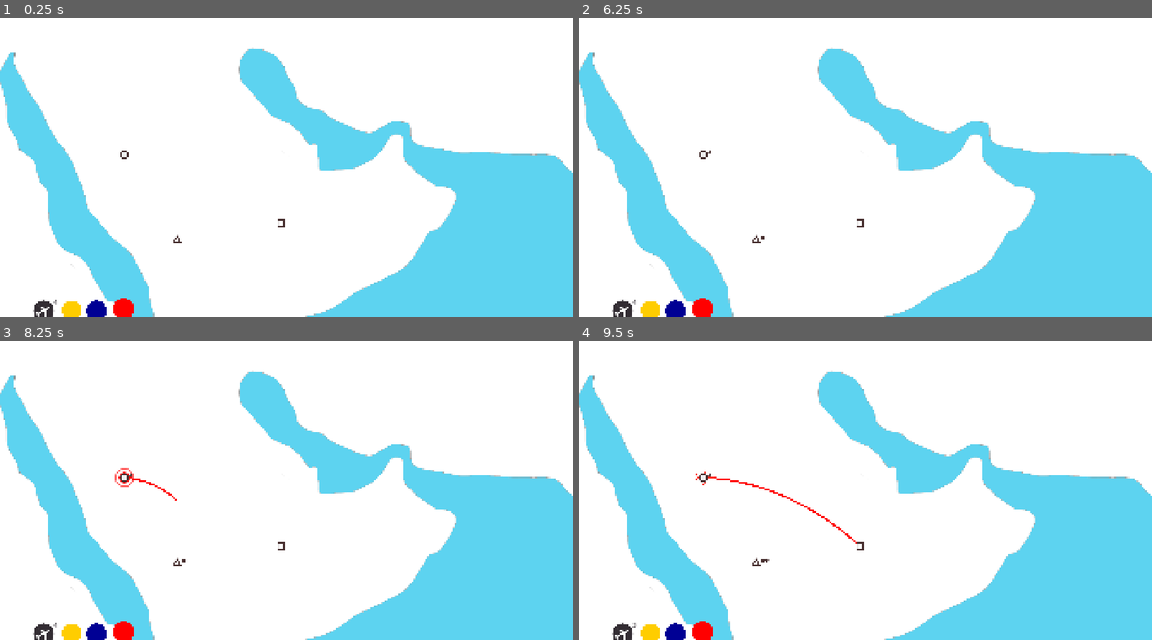
Above: before the commit, frames 1-4 (two rows, left to right).
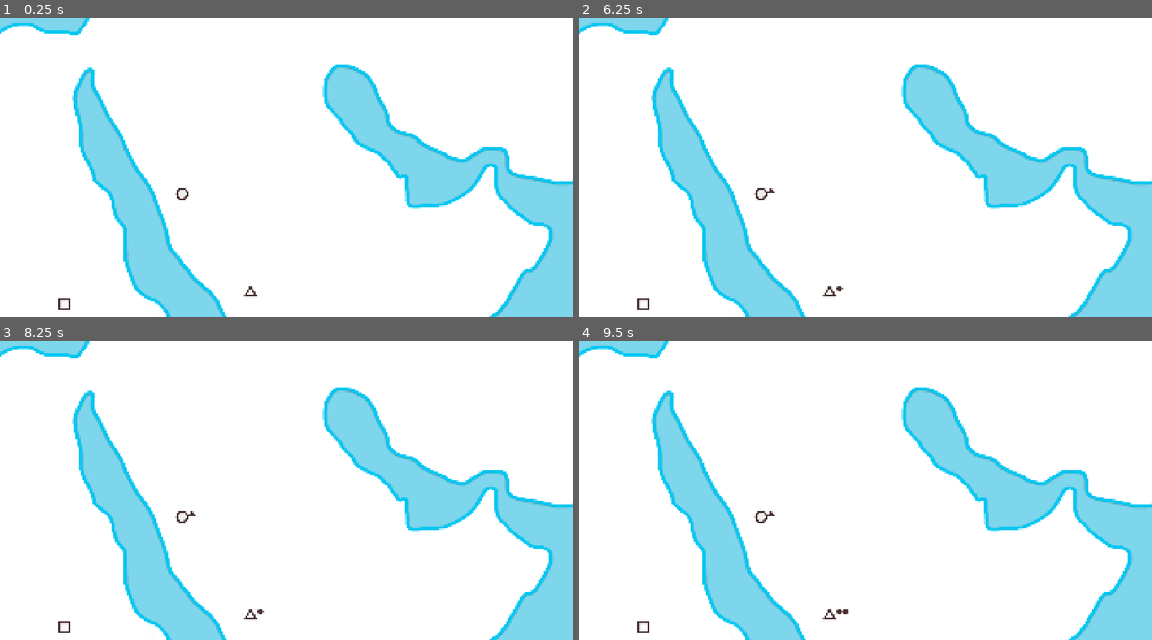
Above: after the commit, the same moments.

Repository: top-it-090304/Holding-Pattern
Game: Godot game, scene res://scene/Main.tscn
Same seed, same stepped clock (60 frames per second), same inputs: the game is played once before the commit and once after it.
Inputs (mouse positions are in pixels of both pictures, inside the frame that each line leads up to):
- Up to frame 1 (0.25 s): no input
- Up to frame 2 (6.25 s): click (647, 311) at 0.52 s; click (676, 311) at 1.27 s; click (705, 308) at 2.02 s; click (647, 311) at 2.77 s; click (676, 311) at 3.52 s; click (705, 308) at 4.27 s; click (647, 311) at 5.02 s; click (676, 311) at 5.77 s
- Up to frame 3 (8.25 s): click (126, 631) at 6.52 s; tap Enter at 7.25 s; drag from (45, 634) to (126, 478) at 7.27 s; tap Space at 8 s; drag from (126, 478) to (280, 547) at 8.02 s
- Up to frame 4 (9.5 s): tap Enter at 8.75 s; click (859, 547) at 8.92 s

The runs differ from the first frame. In frame 1, 37% of the frame differs, in the area x 0-100%, y 0-100%; in frame 2, 37%; in frame 3, 37%; in frame 4, 37%.

Commit message:
feat: zoom camera

Diff:
--- a/scene/Main.tscn
+++ b/scene/Main.tscn
@@ -1,7 +1,7 @@
 [gd_scene format=3 uid="uid://w3majmenhb7r"]
 
 [ext_resource type="Script" uid="uid://sp2ta70qytu6" path="res://scripts/Main.gd" id="1_nbc6x"]
-[ext_resource type="Texture2D" uid="uid://5v6nsfpdvqkx" path="res://objects/map3.png" id="2_pnqar"]
+[ext_resource type="Texture2D" uid="uid://po01xbkyu0m5" path="res://objects/map3d.png" id="2_pnqar"]
 [ext_resource type="Texture2D" uid="uid://d3hmyd7fm44gt" path="res://objects/Button_yellow.png" id="3_mnmej"]
 [ext_resource type="Texture2D" uid="uid://c32r7a0jfkk6t" path="res://objects/Button_blue.png" id="4_o6q0f"]
 [ext_resource type="Texture2D" uid="uid://ck4unu555lgo2" path="res://objects/Button_red.png" id="5_s5yxy"]
@@ -25,14 +25,13 @@
 [node name="Main" type="Node2D" unique_id=699429658]
 script = ExtResource("1_nbc6x")
 
-[node name="Map" type="Sprite2D" parent="." unique_id=570708504]
-z_index = -1
-position = Vector2(1099, 275.99994)
-scale = Vector2(1.5696938, 1.3333333)
+[node name="Map" type="Sprite2D" parent="." unique_id=1367451836]
+position = Vector2(1358, 283)
+scale = Vector2(1.09375, 1)
 texture = ExtResource("2_pnqar")
 
 [node name="Timer" type="Timer" parent="." unique_id=1871435388]
-wait_time = 10.0
+wait_time = 25.0
 autostart = true
 
 [node name="YellowButton" type="Button" parent="." unique_id=1877033529]
@@ -107,43 +106,113 @@
 
 [node name="AirportSpawn" type="Node2D" parent="." unique_id=2036406742]
 
-[node name="Zone1" type="Node2D" parent="AirportSpawn" unique_id=1864947882]
-
-[node name="Marker2D" type="Marker2D" parent="AirportSpawn/Zone1" unique_id=742221597]
-position = Vector2(1276, 703)
-
-[node name="Marker2D2" type="Marker2D" parent="AirportSpawn/Zone1" unique_id=1955253413]
-position = Vector2(1624, 648)
-
-[node name="Marker2D3" type="Marker2D" parent="AirportSpawn/Zone1" unique_id=373765363]
-position = Vector2(1223, 217)
-
-[node name="Marker2D4" type="Marker2D" parent="AirportSpawn/Zone1" unique_id=1847718117]
-position = Vector2(1490, 316)
-
-[node name="Marker2D5" type="Marker2D" parent="AirportSpawn/Zone1" unique_id=347037959]
-position = Vector2(1099, 418)
-
-[node name="Zone0" type="Node2D" parent="AirportSpawn" unique_id=1711069226]
-visible = false
-
-[node name="Marker2D" type="Marker2D" parent="AirportSpawn/Zone0" unique_id=1839943611]
-position = Vector2(-156, 284)
-
-[node name="Marker2D2" type="Marker2D" parent="AirportSpawn/Zone0" unique_id=1177709909]
-position = Vector2(-112, 128)
-
-[node name="Marker2D3" type="Marker2D" parent="AirportSpawn/Zone0" unique_id=896170972]
-position = Vector2(1320, 436)
-
-[node name="Marker2D4" type="Marker2D" parent="AirportSpawn/Zone0" unique_id=1903104097]
-position = Vector2(452, 400)
-
-[node name="Marker2D5" type="Marker2D" parent="AirportSpawn/Zone0" unique_id=830791052]
-position = Vector2(1104, 176)
+[node name="Zone0" type="Node2D" parent="AirportSpawn" unique_id=167890371]
+position = Vector2(1455, 528)
+
+[node name="Marker2D" type="Marker2D" parent="AirportSpawn/Zone0" unique_id=548443647]
+position = Vector2(506, 84)
+
+[node name="Marker2D2" type="Marker2D" parent="AirportSpawn/Zone0" unique_id=538987423]
+position = Vector2(426, -330)
+
+[node name="Marker2D3" type="Marker2D" parent="AirportSpawn/Zone0" unique_id=805597465]
+position = Vector2(146, -231)
+
+[node name="Marker2D4" type="Marker2D" parent="AirportSpawn/Zone0" unique_id=13442028]
+position = Vector2(-414, 124)
+
+[node name="Marker2D5" type="Marker2D" parent="AirportSpawn/Zone0" unique_id=453237341]
+position = Vector2(324, 5)
+
+[node name="Marker2D7" type="Marker2D" parent="AirportSpawn/Zone0" unique_id=1084981608]
+position = Vector2(2, 97)
+
+[node name="Marker2D8" type="Marker2D" parent="AirportSpawn/Zone0" unique_id=1411013136]
+position = Vector2(-151, -122)
+
+[node name="Marker2D6" type="Marker2D" parent="AirportSpawn/Zone0" unique_id=109438830]
+position = Vector2(84, -129)
+
+[node name="Zone2" type="Node2D" parent="AirportSpawn" unique_id=1711069226]
+
+[node name="Marker2D" type="Marker2D" parent="AirportSpawn/Zone2" unique_id=1839943611]
+position = Vector2(999, 281)
+
+[node name="Marker2D2" type="Marker2D" parent="AirportSpawn/Zone2" unique_id=1177709909]
+position = Vector2(2053, 134)
+
+[node name="Marker2D4" type="Marker2D" parent="AirportSpawn/Zone2" unique_id=1903104097]
+position = Vector2(1121, 472)
+
+[node name="Marker2D5" type="Marker2D" parent="AirportSpawn/Zone2" unique_id=830791052]
+position = Vector2(1469, 115)
+
+[node name="Marker2D6" type="Marker2D" parent="AirportSpawn/Zone2" unique_id=1427453407]
+position = Vector2(1217, 251)
+
+[node name="Marker2D7" type="Marker2D" parent="AirportSpawn/Zone2" unique_id=103205082]
+position = Vector2(2063, 316)
+
+[node name="Marker2D3" type="Marker2D" parent="AirportSpawn/Zone2" unique_id=360841067]
+position = Vector2(1266, 108)
+
+[node name="Zone3" type="Node2D" parent="AirportSpawn" unique_id=506701343]
+
+[node name="Marker2D" type="Marker2D" parent="AirportSpawn/Zone3" unique_id=639312757]
+position = Vector2(861, 675)
+
+[node name="Marker2D2" type="Marker2D" parent="AirportSpawn/Zone3" unique_id=587250698]
+position = Vector2(1658, 55)
+
+[node name="Marker2D3" type="Marker2D" parent="AirportSpawn/Zone3" unique_id=505929143]
+position = Vector2(1227, 675)
+
+[node name="Marker2D4" type="Marker2D" parent="AirportSpawn/Zone3" unique_id=894749754]
+position = Vector2(2187, 180)
+
+[node name="Marker2D5" type="Marker2D" parent="AirportSpawn/Zone3" unique_id=1002621309]
+position = Vector2(1981, -12)
+
+[node name="Marker2D6" type="Marker2D" parent="AirportSpawn/Zone3" unique_id=1249500075]
+position = Vector2(969, 75)
+
+[node name="Marker2D8" type="Marker2D" parent="AirportSpawn/Zone3" unique_id=1701560975]
+position = Vector2(1569, 696)
+
+[node name="Marker2D9" type="Marker2D" parent="AirportSpawn/Zone3" unique_id=230645061]
+position = Vector2(1731, 711)
+
+[node name="Marker2D10" type="Marker2D" parent="AirportSpawn/Zone3" unique_id=255424992]
+position = Vector2(1143, 0)
+
+[node name="Marker2D11" type="Marker2D" parent="AirportSpawn/Zone3" unique_id=1871426313]
+position = Vector2(828, 204)
+
+[node name="Zone4" type="Node2D" parent="AirportSpawn" unique_id=872759307]
+
+[node name="Marker2D" type="Marker2D" parent="AirportSpawn/Zone4" unique_id=1731487741]
+position = Vector2(747, 405)
+
+[node name="Marker2D2" type="Marker2D" parent="AirportSpawn/Zone4" unique_id=420458638]
+position = Vector2(2301, 354)
+
+[node name="Zone5" type="Node2D" parent="AirportSpawn" unique_id=2013985566]
+
+[node name="Marker2D" type="Marker2D" parent="AirportSpawn/Zone5" unique_id=432137460]
+position = Vector2(690, 750)
+
+[node name="Marker2D2" type="Marker2D" parent="AirportSpawn/Zone5" unique_id=1154203795]
+position = Vector2(627, 51)
+
+[node name="Marker2D3" type="Marker2D" parent="AirportSpawn/Zone5" unique_id=1847202294]
+position = Vector2(1431, -117)
+
+[node name="Marker2D4" type="Marker2D" parent="AirportSpawn/Zone5" unique_id=838535521]
+position = Vector2(2430, 114)
 
 [node name="Camera2D" type="Camera2D" parent="." unique_id=273851256]
-position = Vector2(1642, 461)
+position = Vector2(1537, 347)
+zoom = Vector2(1.5, 1.5)
 
 [connection signal="timeout" from="Timer" to="." method="_on_spawn_timer_timeout"]
 [connection signal="toggled" from="YellowButton" to="." method="_on_yb_toggled"]
--- a/scripts/Main.gd
+++ b/scripts/Main.gd
@@ -2,9 +2,6 @@
 
 var airport_scene = load("res://scene/Airport.tscn")
 var route_scene = load("res://scene/Route.tscn")
-
-
-
 
 @onready var spawn_points := $AirportSpawn
 @onready var camera := $Camera2D
@@ -22,7 +19,7 @@
 var current_phase: int = 0
 var max_phases: int = 0
 
-var target_zoom := Vector2(2.0, 2.0)
+var target_zoom := Vector2(1.5, 1.5)
 
 var selected_airport = null
 var is_drawing: bool = false
@@ -33,7 +30,7 @@
 func _ready():
 	pred_line = Line2D.new()
 	pred_line.width = 6.0
-	pred_line.z_index = -1
+	pred_line.z_index = 0
 	add_child(pred_line)
 
 	for zone_node in spawn_points.get_children():
@@ -54,7 +51,7 @@
 	add_child(passenger_timer)
 
 	var phase_timer = Timer.new()
-	phase_timer.wait_time = 2500.0 ## таймер на новую зону
+	phase_timer.wait_time = 120.0 ## таймер на новую зону
 	phase_timer.autostart = true
 	phase_timer.timeout.connect(_on_phase_timer_timeout)
 	add_child(phase_timer)
@@ -69,7 +66,7 @@
 		active_airport.append_array(all_zones[current_phase])
 		active_airport.shuffle()
 
-		var zoom_value = 1.0 - (current_phase * 0.15)
+		var zoom_value = 1.5 - (current_phase * 0.15)
 		target_zoom = Vector2(zoom_value, zoom_value)
 
 		print("Открыта фаза: ", current_phase, ". Точек доступно: ", active_airport.size())
--- a/scripts/Route.gd
+++ b/scripts/Route.gd
@@ -13,7 +13,7 @@
 	add_child(line)
 	line.width = 6.0
 	line.default_color = lines_data["current hex color"]
-	line.z_index = -1
+	line.z_index = 0
 	line.begin_cap_mode = Line2D.LINE_CAP_ROUND
 	line.end_cap_mode = Line2D.LINE_CAP_ROUND
 
Binary file removed: objects/field_blue.png
Binary file added: objects/map3d.png
Not shown, changed: objects/map3d.png.import
Binary file added: objects/map3d_fullHD.png
Not shown, added: objects/map3d_fullHD.png.import
